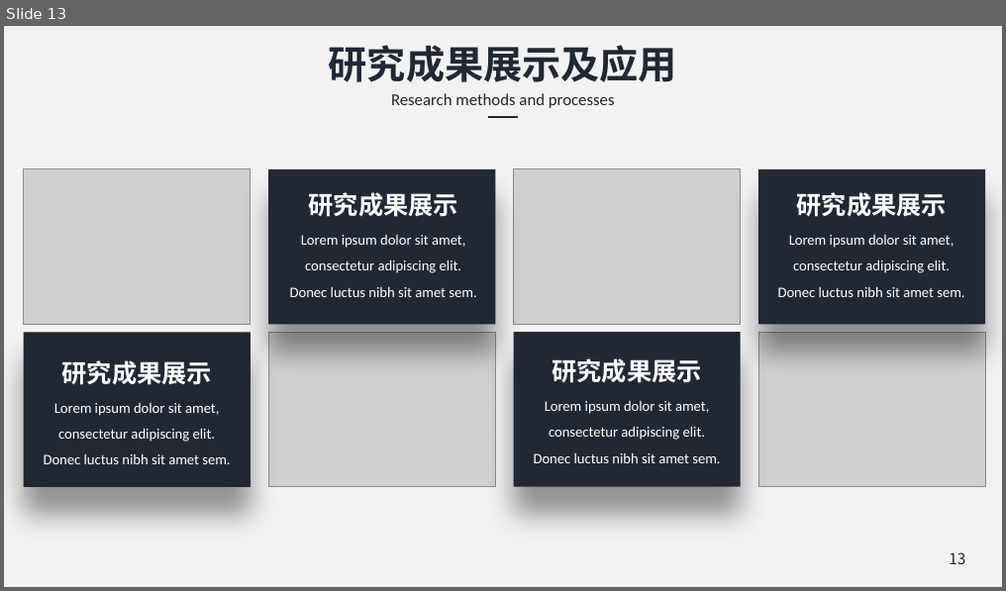
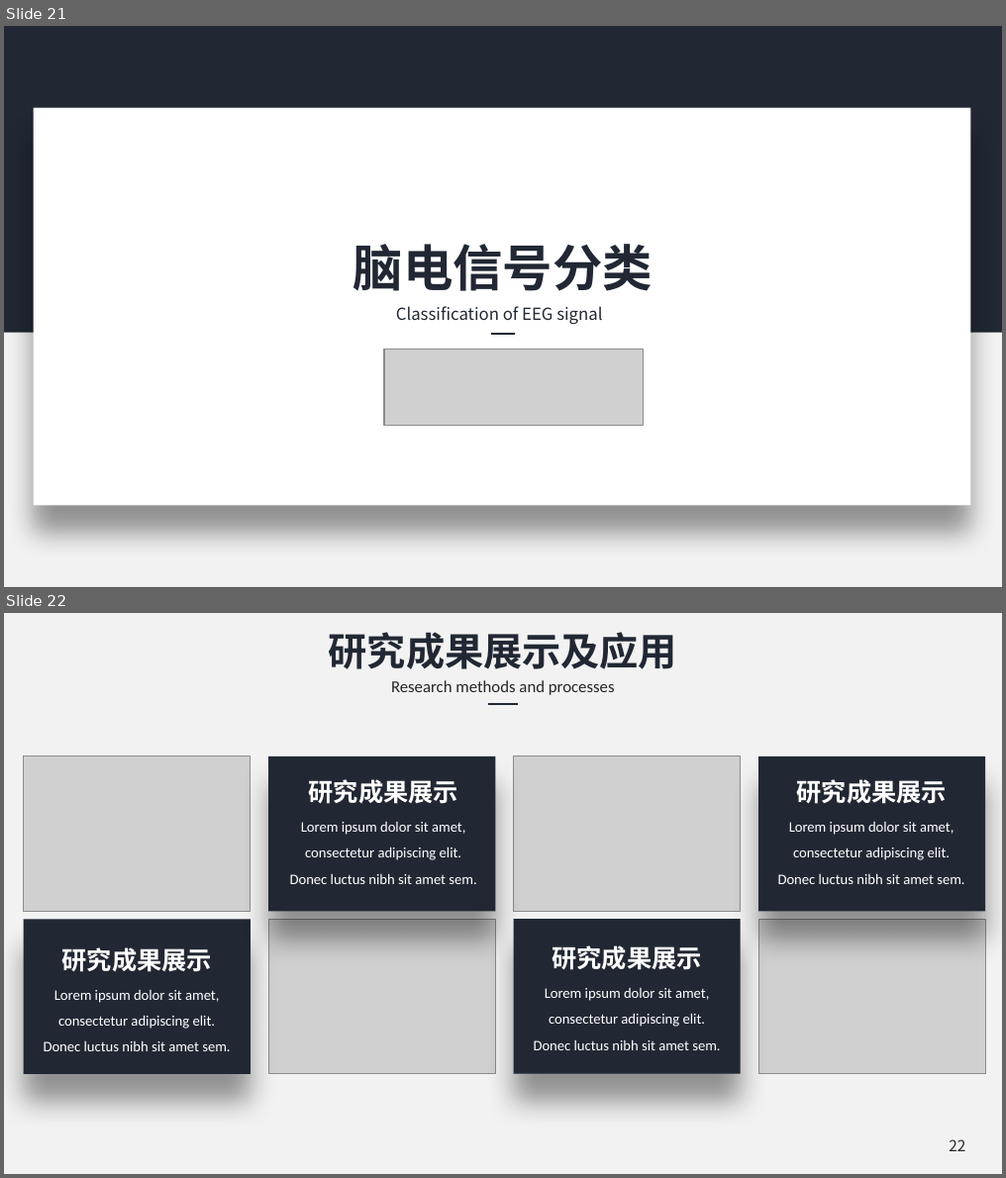
Before and after one commit to chenshuaihua/Graduate, a slide deck: 毕设文件/陈帅华-2016014016-自实1601-中期答辩.pptx. Shown one above the other, each under a label of ours: slide 13 before the commit, slides 21 and 22 after it. The pictures are 1006x591 and 1006x1178 pixels, drawn with LibreOffice and Linux fonts; fonts in the diff are those of the drawing; grey boxes stand for pictures; background and template pictures are left out. Boxes give left, top, right and bottom in pixels: in the first picture for what was removed or moved away, otherwise in the second. Text is boxed around its words. In the diff, an @@ line names an element or a change of style, - is before the commit and + after.

Commit message:
更改了癫痫脑电小波系数.png的错误，完善了中期答辩ppt

```diff
--- a/毕设文件/陈帅华-2016014016-自实1601-中期答辩.pptx
+++ b/毕设文件/陈帅华-2016014016-自实1601-中期答辩.pptx
@@ slide 21 added at (4,26,1002,587), background #F2F2F2 @@
@@ rectangle added at (4,26,1002,332), fill #212834 @@
@@ rectangle added at (33,108,970,506), fill #FFFFFF @@
@@ text added at (353,244,652,291), 36 pt, text #212834, bold @@
+脑电信号分类
@@ text added at (396,306,602,324), 12 pt, text #212834 @@
+Classification of EEG signal
@@ picture added at (384,350,644,425) @@
@@ line added from (491, 333) to (515, 333), #212834 1.5 pt @@
@@ what was slide 13 is now slide 22 @@
@@ page number at (948,1140,965,1152): text changed @@
-13
+22
```
Also in this commit, not shown: 7 slides changed, 13 other slides added, 5 slides removed, 1 other file.
